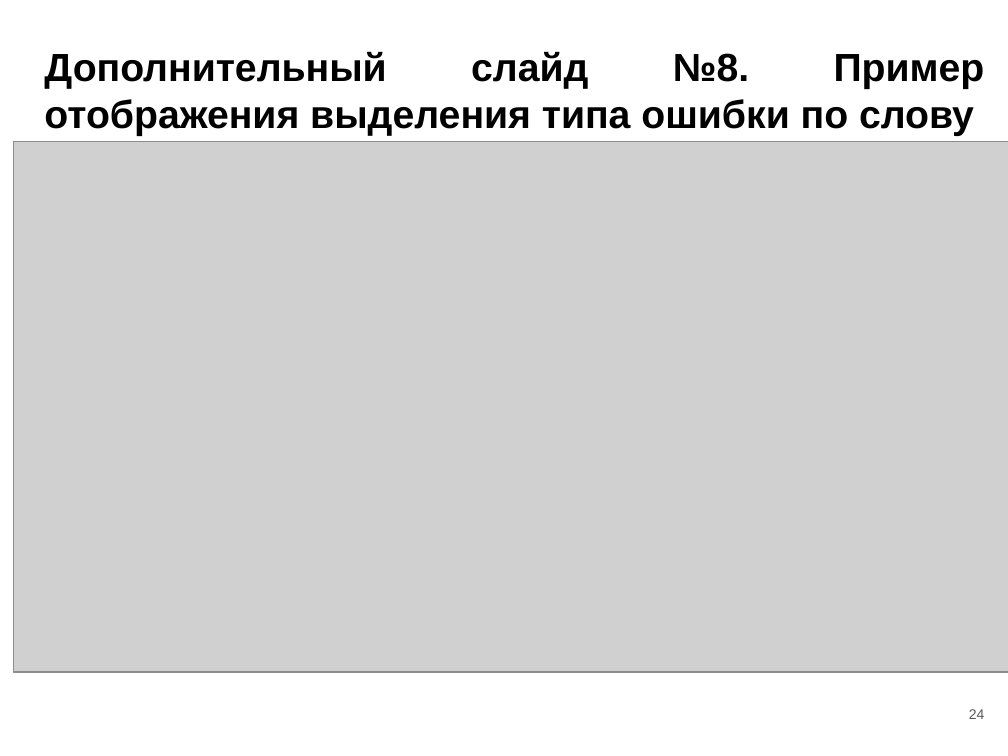
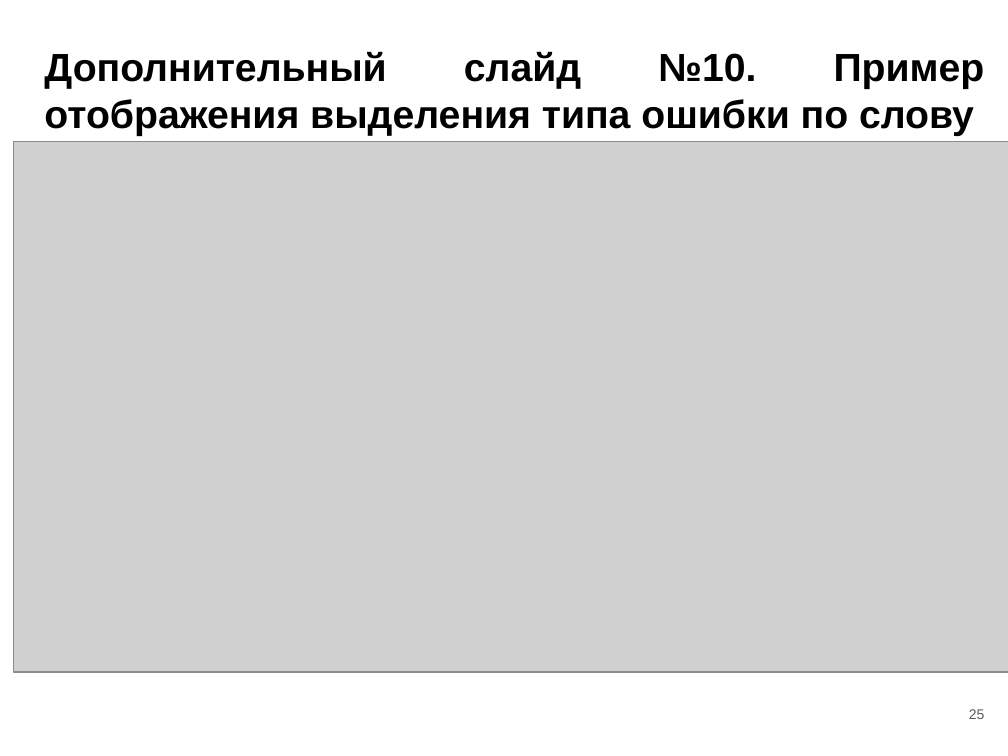
Before and after one commit to OSLL/sw-auto, a slide deck: slide 25 of paper_work/masters thesis/msc_slides.pptx (slide 24 before the commit). Drawn at 1008x756 pixels with LibreOffice and Linux fonts; fonts in the diff are those of the drawing; grey boxes stand for pictures. Boxes give left, top, right and bottom in pixels: in the first picture for what was removed or moved away, otherwise in the second. Text is boxed around its words. In the diff, an @@ line names an element or a change of style, - is before the commit and + after.

```diff
--- a/paper_work/masters thesis/msc_slides.pptx
+++ b/paper_work/masters thesis/msc_slides.pptx
@@ title at [44, 51, 985, 136]: text changed @@
-Дополнительный слайд №8. Пример отображения выделения типа ошибки по слову
+Дополнительный слайд №10. Пример отображения выделения типа ошибки по слову
@@ page number at [969, 709, 985, 719]: text changed @@
-24
+25
```
Also in this commit, not shown: 20 other slides changed, 5 slides added, 4 slides removed, 1 other file.
